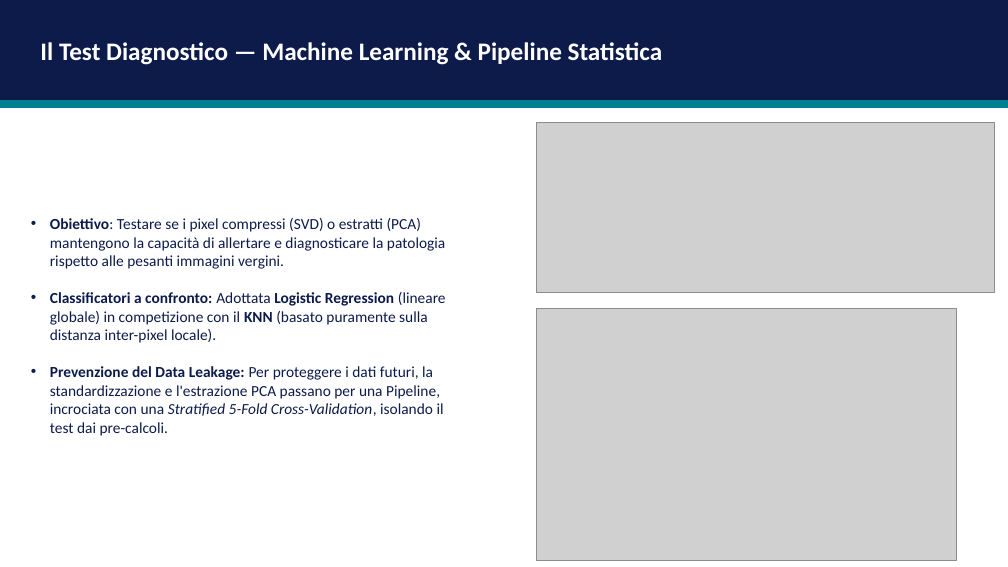
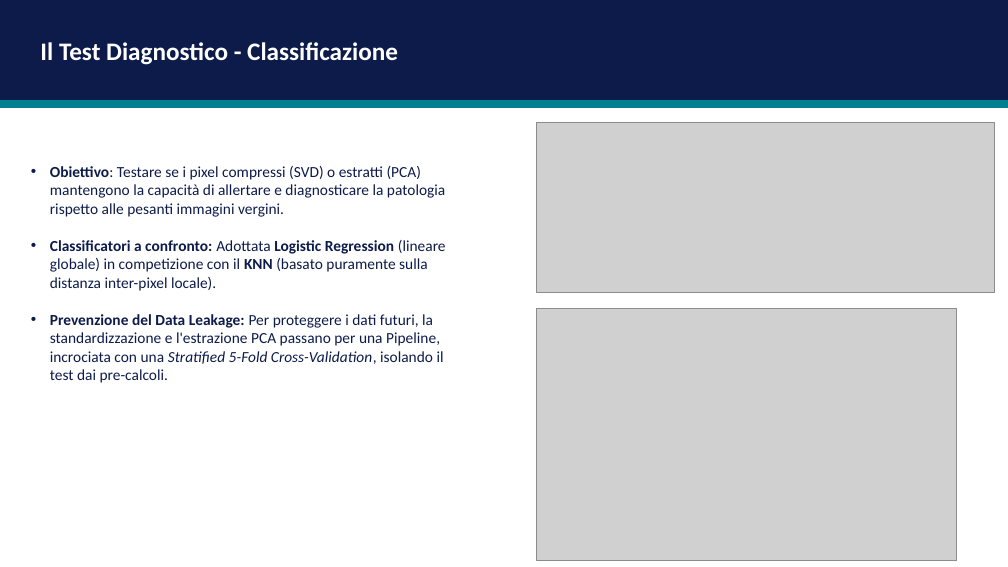
Before and after one commit to andreapatruno1/Image-Compression-and-Analysis, a slide deck: slide 15 of docs/SVD e PCA per l'analisi di immagini mediche.pptx (slide 16 before the commit). Drawn at 1008x567 pixels with LibreOffice and Linux fonts; fonts in the diff are those of the drawing; grey boxes stand for pictures. Boxes give left, top, right and bottom in pixels: in the first picture for what was removed or moved away, otherwise in the second. Text is boxed around its words. In the diff, an @@ line names an element or a change of style, - is before the commit and + after.

```diff
--- a/docs/SVD e PCA per l'analisi di immagini mediche.pptx
+++ b/docs/SVD e PCA per l'analisi di immagini mediche.pptx
@@ text at box(40, 42, 398, 65): text changed @@
-Il Test Diagnostico — Machine Learning & Pipeline Statistica
+Il Test Diagnostico - Classificazione
@@ text "Obiettivo: Testare se i pixel ...": place and size @@
-text "Obiettivo: Testare se i pixel ..." at box(50, 218, 446, 436)
+text "Obiettivo: Testare se i pixel ..." at box(50, 166, 446, 383)
```
Also in this commit, not shown: 11 other slides changed, 1 slide added, 5 slides removed, 21 other files.
